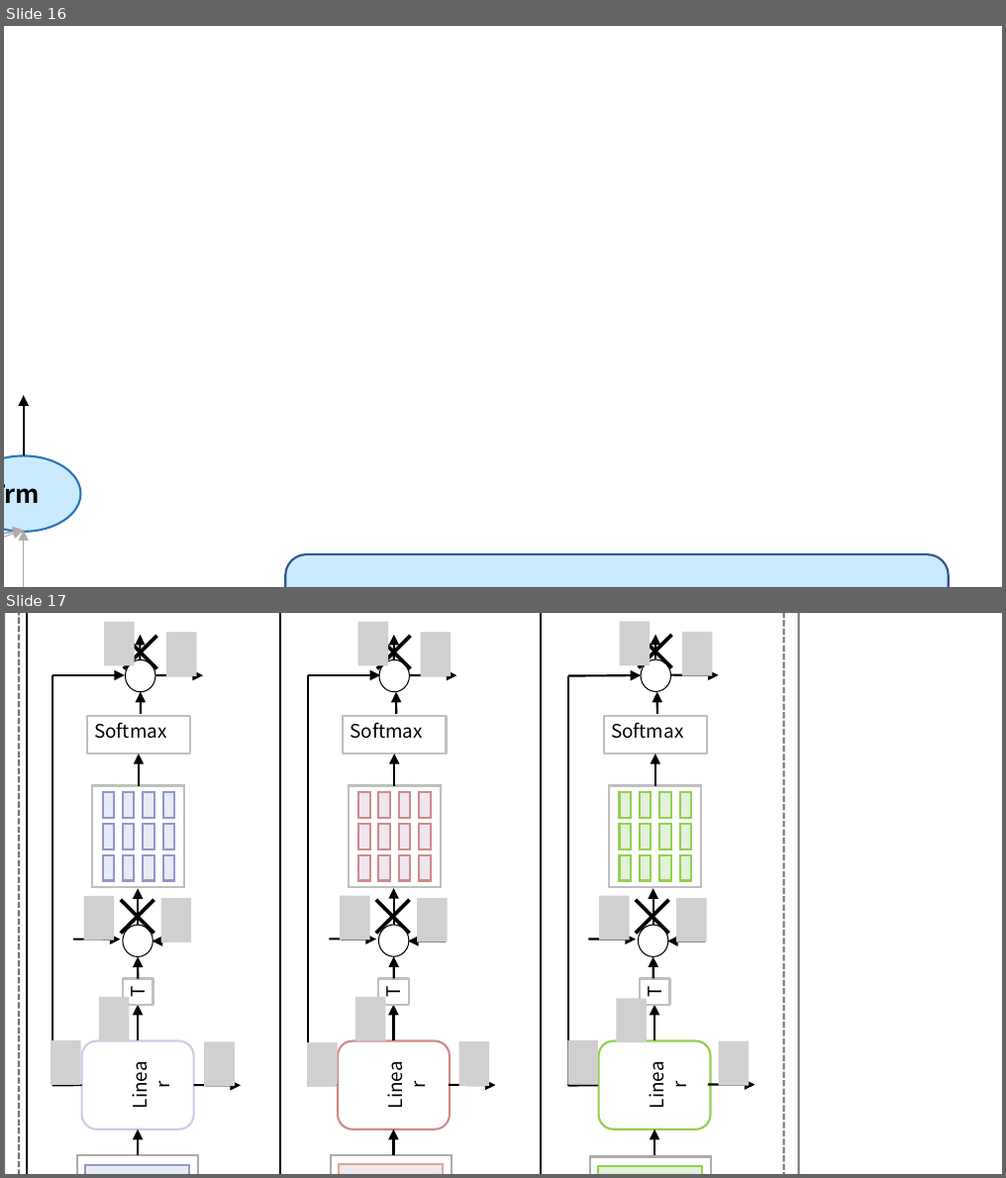
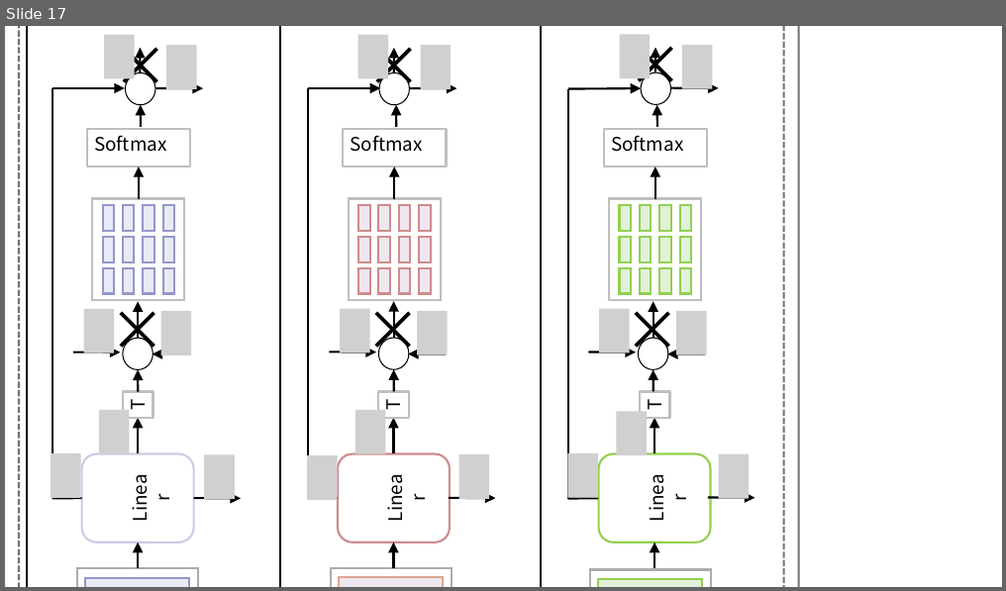
Before and after one commit to weixiao2333/zjuthesis-mphil, a slide deck: 论文图.pptx. Shown one above the other, each under a label of ours: slides 16 and 17 before the commit, slide 17 after it. The pictures are 1006x1178 and 1006x591 pixels, drawn with LibreOffice and Linux fonts; fonts in the diff are those of the drawing; grey boxes stand for pictures; background and template pictures are left out. Boxes give left, top, right and bottom in pixels: in the first picture for what was removed or moved away, otherwise in the second. Text is boxed around its words. In the diff, an @@ line names an element or a change of style, - is before the commit and + after.

```diff
--- a/论文图.pptx
+++ b/论文图.pptx
@@ slide 16 removed at [4, 26, 1002, 587], background #FFFFFF @@
@@ arrow removed from (24, 457) to (24, 396) @@
@@ ellipse removed at [4, 457, 80, 532] @@
-Trm
@@ arrow removed from (4, 587) to (24, 531) @@
@@ arrow removed from (4, 587) to (24, 531) @@
@@ arrow removed from (4, 587) to (24, 531) @@
@@ arrow removed from (24, 587) to (4, 531) @@
@@ arrow removed from (24, 587) to (4, 531) @@
@@ arrow removed from (24, 587) to (4, 533) @@
@@ arrow removed from (24, 587) to (24, 531) @@
@@ rounded rectangle removed at [285, 556, 948, 587] @@
```
Also in this commit, not shown: 10 slides changed, 1 slide added, 2 other files.
